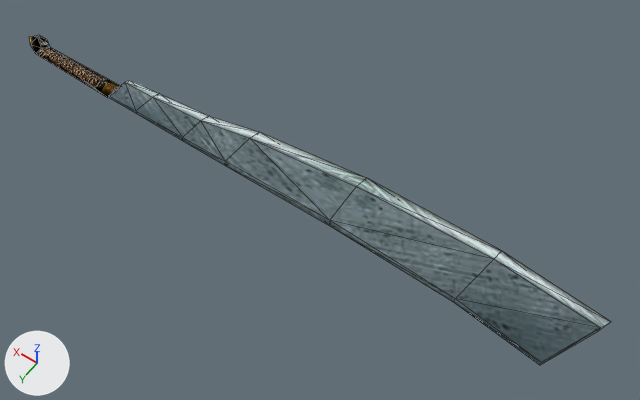
The glTF model assets/models/ITMW_2H_MACHETE_02.glb: old version first, new version second.
One viewpoint serves both versions: a 50 mm lens placed at (-1.159, 0.844, 1.352), pointed at (-0.527, -0.041, -0.039). The axes (+X, +Y, +Z) are drawn at lower left. The lights are the same throughout. Mesh edges are drawn as thin lines. Vertices at the same position are counted once.
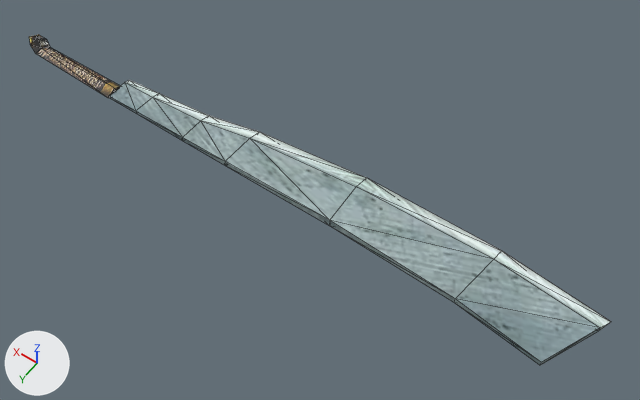
Changed parts and their boxes (x1, y1, x2, y2) in the pictures (640 x 400 px):
'Mesh', surface changed: (29, 35, 611, 365) in both

Diff of the bpy script that builds the scene:
```diff
--- a/assets/models/ITMW_2H_MACHETE_02.glb.py
+++ b/assets/models/ITMW_2H_MACHETE_02.glb.py
@@ img_itmeleerest_1 @@
+img_itmeleerest_1 = load_image('ItMeleeRest', '_unpacked/ItMeleeRest', 512, 512, 'sRGB')
@@ img_itmeleeblades_1 @@
+img_itmeleeblades_1 = load_image('ItMeleeBlades', '_unpacked/ItMeleeBlades', 512, 512, 'sRGB')
@@ mat_itmeleerest @@
 mat_itmeleerest = principled_material('ITMELEEREST')
-mat_itmeleerest.texture = img_itmeleerest
-mat_itmeleerest.metallic = 1.0
-mat_itmeleerest.roughness = 1.0
+mat_itmeleerest.texture = img_itmeleerest_1
@@ mat_itmeleeblades @@
 mat_itmeleeblades = principled_material('ITMELEEBLADES')
-mat_itmeleeblades.texture = img_itmeleeblades
-mat_itmeleeblades.metallic = 1.0
-mat_itmeleeblades.roughness = 1.0
+mat_itmeleeblades.texture = img_itmeleeblades_1
@@ me_mesh @@
 me_mesh.from_pydata(...)  # 53 vertices, 90 faces; spans x -1.115..0.261, y -0.115..0.053, z -0.015..0.015
 # used by ob_mesh; location = (0.0, 0.0, 0.0)
+# me_mesh part 1: the surface is now shaded flat
 me_mesh.materials.append(mat_itmeleerest)
```
